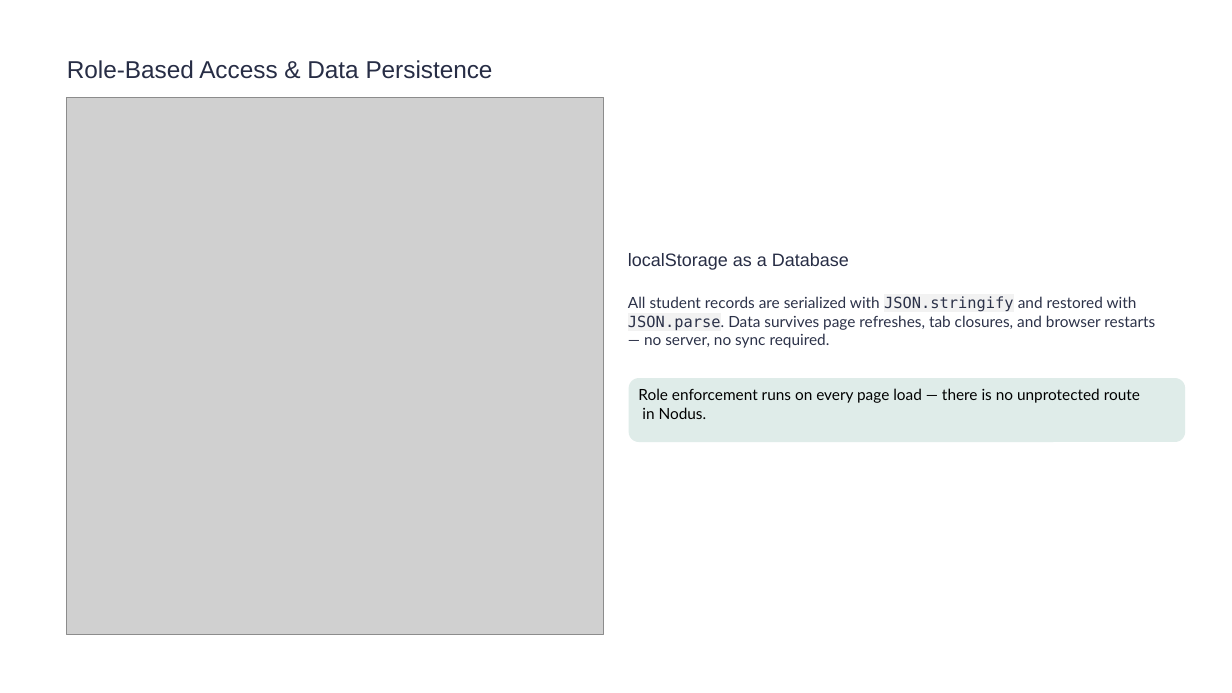
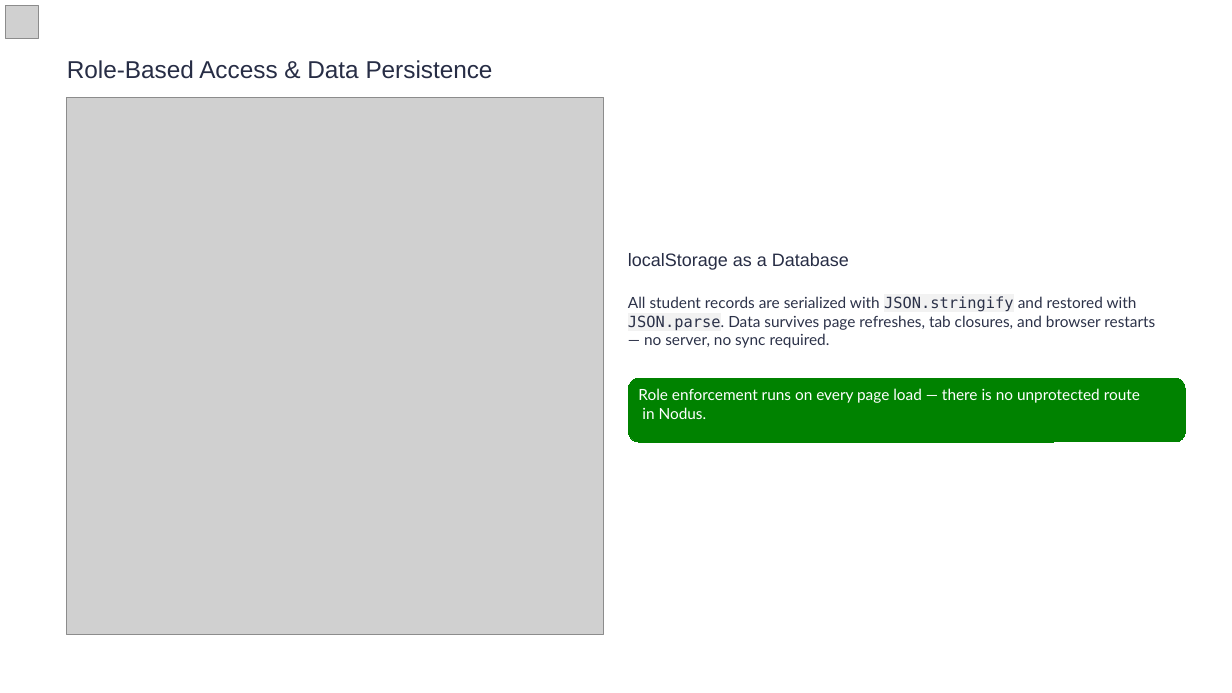
Before and after one commit to Pashvinder/Student-Profile-Management-System, a slide deck: slide 13 of files/Nodus.pptx. Drawn at 1232x693 pixels with LibreOffice and Linux fonts; fonts in the diff are those of the drawing; grey boxes stand for pictures; background and template pictures are left out. Boxes give left, top, right and bottom in pixels: in the first picture for what was removed or moved away, otherwise in the second. Text is boxed around its words. In the diff, an @@ line names an element or a change of style, - is before the commit and + after.

```diff
--- a/files/Nodus.pptx
+++ b/files/Nodus.pptx
@@ picture added at (6,6,39,39) @@
@@ rounded rectangle at (628,378,1185,442): fill #DFECE9 to #008200; outline none to #008200 0.75 pt @@
@@ text "Role enforcement runs on every ..." at (638,388,1140,419): text colour #000000 to #FFFFFF @@
```
Also in this commit, not shown: 13 other slides changed, 1 slide added, 1 slide removed, 4 other files.
